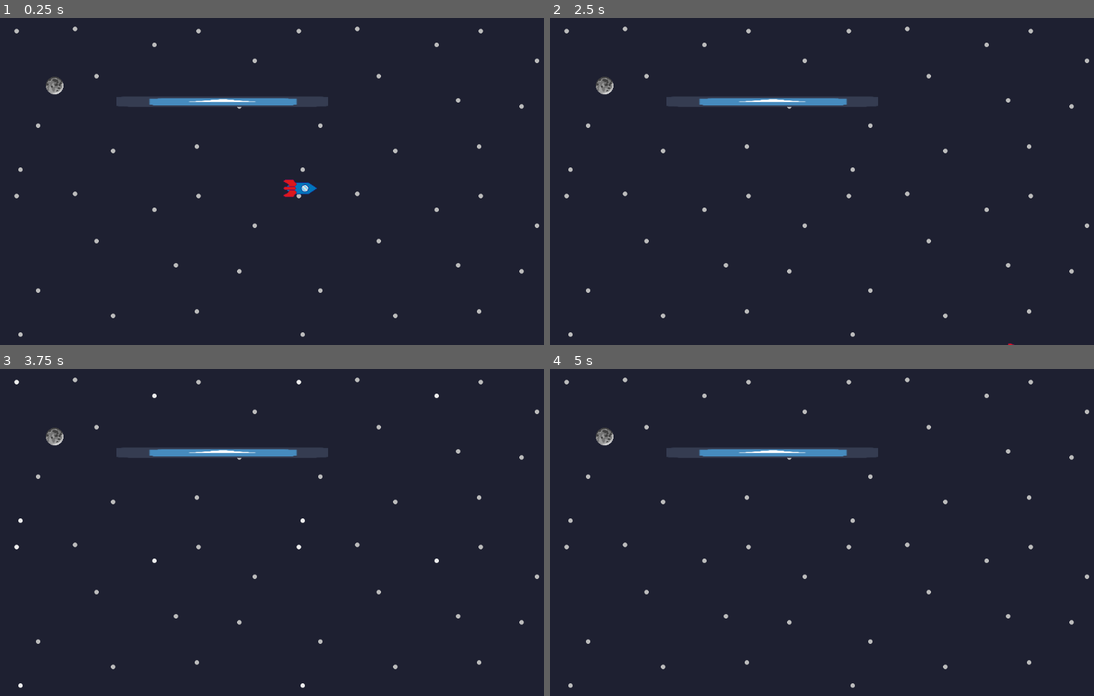
Above: before the commit, frames 1-4 (two rows, left to right).
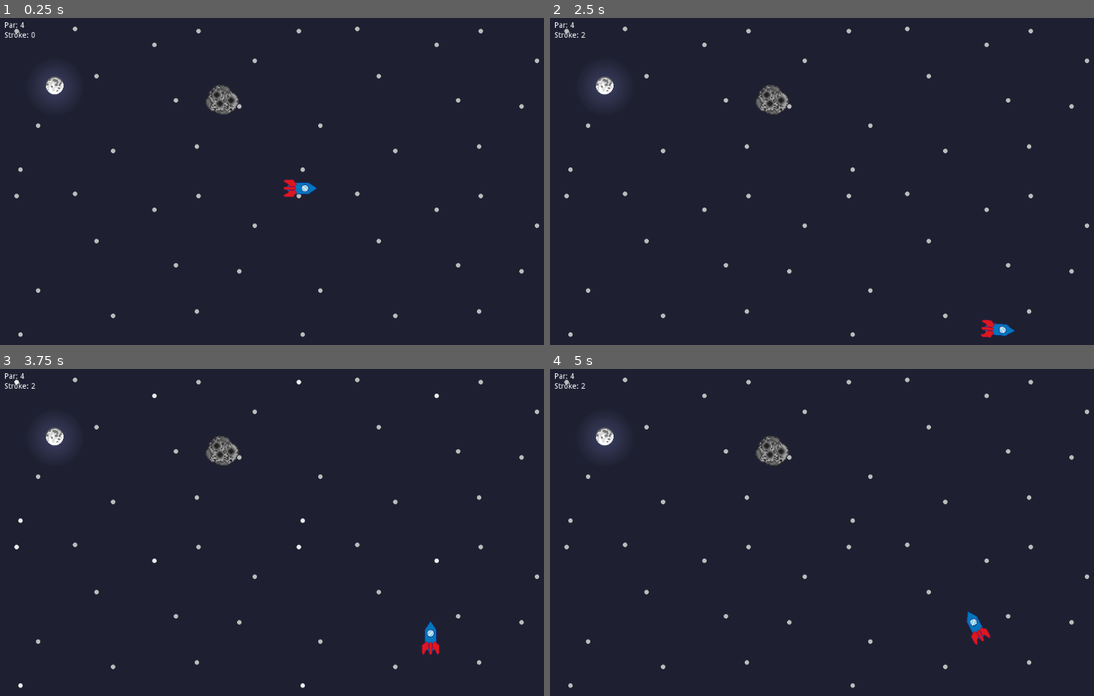
Above: after the commit, the same moments.

Repository: bzeo/GameOff2020
Game: Godot game, scene res://MainTest.tscn
Same seed, same stepped clock (60 frames per second), same inputs: the game is played once before the commit and once after it. The engine's default icon, where the game draws it, is replaced by a stand-in: a white triangle on a blue panel in a dark square.
Inputs (mouse positions are in pixels of both pictures, inside the frame that each line leads up to):
- Up to frame 1 (0.25 s): no input
- Up to frame 2 (2.5 s): tap Enter at 0.5 s; move the mouse to (952, 165) at 0.52 s; click (952, 165) at 0.67 s; drag from (718, 197) to (604, 86) at 1.27 s; move the mouse to (887, 106) at 2.02 s; click (887, 106) at 2.17 s
- Up to frame 3 (3.75 s): drag from (250, 597) to (108, 480) at 2.77 s; move the mouse to (451, 581) at 3.52 s; click (451, 581) at 3.67 s
- Up to frame 4 (5 s): drag from (658, 480) to (745, 447) at 4.27 s

The runs differ from the first frame. In frame 1, 1.8% of the frame differs, in the area x 0-61%, y 1-30%; in frame 2, 2.1%, in the area x 0-86%, y 1-100%; in frame 3, 2.1%; in frame 4, 2.1%.

Commit message:
added asteroid and HUD basics

Diff:
--- /dev/null
+++ b/Environment/Boundaries.tscn
@@ -0,0 +1,37 @@
+[gd_scene load_steps=5 format=2]
+
+[sub_resource type="SegmentShape2D" id=1]
+b = Vector2( 0, 600 )
+
+[sub_resource type="SegmentShape2D" id=2]
+a = Vector2( 1024, 0 )
+b = Vector2( 1024, 600 )
+
+[sub_resource type="SegmentShape2D" id=3]
+b = Vector2( 1024, 0 )
+
+[sub_resource type="SegmentShape2D" id=4]
+a = Vector2( 0, 600 )
+b = Vector2( 1024, 600 )
+
+[node name="Boundaries" type="Node2D"]
+
+[node name="Left" type="StaticBody2D" parent="."]
+
+[node name="CollisionShape2D" type="CollisionShape2D" parent="Left"]
+shape = SubResource( 1 )
+
+[node name="Right" type="StaticBody2D" parent="."]
+
+[node name="CollisionShape2D" type="CollisionShape2D" parent="Right"]
+shape = SubResource( 2 )
+
+[node name="Top" type="StaticBody2D" parent="."]
+
+[node name="CollisionShape2D" type="CollisionShape2D" parent="Top"]
+shape = SubResource( 3 )
+
+[node name="Bottom" type="StaticBody2D" parent="."]
+
+[node name="CollisionShape2D" type="CollisionShape2D" parent="Bottom"]
+shape = SubResource( 4 )
--- /dev/null
+++ b/HUD/HUD.gd
@@ -0,0 +1,5 @@
+extends CanvasLayer
+
+
+func _process(delta):
+	$VBoxContainer/CurrentStroke.text = "Stroke: " + str(get_parent().find_node("Ship").stroke_count)
--- /dev/null
+++ b/HUD/HUD.tscn
@@ -0,0 +1,32 @@
+[gd_scene load_steps=2 format=2]
+
+[ext_resource path="res://HUD/HUD.gd" type="Script" id=1]
+
+[node name="HUD" type="CanvasLayer"]
+script = ExtResource( 1 )
+
+[node name="VBoxContainer" type="VBoxContainer" parent="."]
+margin_left = 12.3083
+margin_top = 12.1129
+margin_right = 68.3083
+margin_bottom = 52.1129
+__meta__ = {
+"_edit_use_anchors_": false
+}
+
+[node name="LevelPar" type="Label" parent="VBoxContainer"]
+margin_right = 56.0
+margin_bottom = 14.0
+text = "Par: 4"
+__meta__ = {
+"_edit_use_anchors_": false
+}
+
+[node name="CurrentStroke" type="Label" parent="VBoxContainer"]
+margin_top = 18.0
+margin_right = 56.0
+margin_bottom = 32.0
+text = "Stroke: 3"
+__meta__ = {
+"_edit_use_anchors_": false
+}
--- a/MainTest.tscn
+++ b/MainTest.tscn
@@ -1,9 +1,11 @@
-[gd_scene load_steps=5 format=2]
+[gd_scene load_steps=7 format=2]
 
 [ext_resource path="res://Ship/Ship.tscn" type="PackedScene" id=1]
 [ext_resource path="res://Moon/Moon.tscn" type="PackedScene" id=2]
-[ext_resource path="res://Obstacles/Comet.tscn" type="PackedScene" id=3]
+[ext_resource path="res://Obstacles/Asteroid.tscn" type="PackedScene" id=3]
 [ext_resource path="res://Environment/Background.tscn" type="PackedScene" id=4]
+[ext_resource path="res://HUD/HUD.tscn" type="PackedScene" id=5]
+[ext_resource path="res://Environment/Boundaries.tscn" type="PackedScene" id=6]
 
 [node name="MainTest" type="Node2D"]
 
@@ -15,4 +17,9 @@
 [node name="Moon" parent="." instance=ExtResource( 2 )]
 position = Vector2( 103.072, 127.734 )
 
-[node name="Comet" parent="." instance=ExtResource( 3 )]
+[node name="Asteroid" parent="." instance=ExtResource( 3 )]
+scale = Vector2( 2, 2 )
+
+[node name="HUD" parent="." instance=ExtResource( 5 )]
+
+[node name="Boundaries" parent="." instance=ExtResource( 6 )]
--- a/Moon/Moon.tscn
+++ b/Moon/Moon.tscn
@@ -1,7 +1,8 @@
-[gd_scene load_steps=4 format=2]
+[gd_scene load_steps=5 format=2]
 
 [ext_resource path="res://Moon/Moon.png" type="Texture" id=1]
 [ext_resource path="res://Moon/Moon.gd" type="Script" id=2]
+[ext_resource path="res://Moon/TorchLight.png" type="Texture" id=3]
 
 [sub_resource type="CircleShape2D" id=1]
 radius = 13.5951
@@ -15,4 +16,8 @@
 
 [node name="CollisionShape2D" type="CollisionShape2D" parent="."]
 shape = SubResource( 1 )
+
+[node name="Light2D" type="Light2D" parent="."]
+position = Vector2( -7.37271, -1.92331 )
+texture = ExtResource( 3 )
 [connection signal="body_entered" from="." to="." method="_on_Moon_body_entered"]
--- a/Obstacles/Comet.tscn
+++ b/Obstacles/Asteroid.tscn
@@ -1,19 +1,19 @@
 [gd_scene load_steps=3 format=2]
 
-[ext_resource path="res://icon.png" type="Texture" id=1]
+[ext_resource path="res://Obstacles/Asteroid.png" type="Texture" id=1]
 
-[sub_resource type="RectangleShape2D" id=1]
-extents = Vector2( 194.46, 10 )
+[sub_resource type="CircleShape2D" id=1]
+radius = 13.5316
 
-[node name="Comet" type="StaticBody2D"]
+[node name="Asteroid" type="StaticBody2D"]
 position = Vector2( 407.076, 157.299 )
 __meta__ = {
 "_edit_group_": true
 }
 
 [node name="Sprite" type="Sprite" parent="."]
-scale = Vector2( 3, 0.15 )
 texture = ExtResource( 1 )
 
 [node name="CollisionShape2D" type="CollisionShape2D" parent="."]
+position = Vector2( -0.137054, -1.23346 )
 shape = SubResource( 1 )
--- a/Ship/Ship.gd
+++ b/Ship/Ship.gd
@@ -4,6 +4,10 @@
 var starting_position
 var ending_position
 var is_dragging
+var stroke_count
+
+func _ready():
+	stroke_count = 0
 
 func _physics_process(delta):
 	if is_dragging:
@@ -29,6 +33,7 @@
 		is_dragging = true
 		starting_position = event.position
 	elif event is InputEventMouseButton && event.button_index == 1 && !event.is_pressed() && is_dragging:
+		increase_stroke_count()
 		is_dragging = false
 		ending_position = event.position
 		print(starting_position, ending_position)
@@ -40,3 +45,6 @@
 	$Particles.emitting = true
 	var distance = (starting_position - ending_position) * 3
 	apply_impulse(Vector2(0, 0), distance) # TODO: clamp this
+
+func increase_stroke_count():
+	stroke_count += 1
Binary file added: Moon/TorchLight.png
Not shown, added: Moon/TorchLight.png.import
Binary file added: Obstacles/Asteroid.png
Not shown, added: Obstacles/Asteroid.png.import
